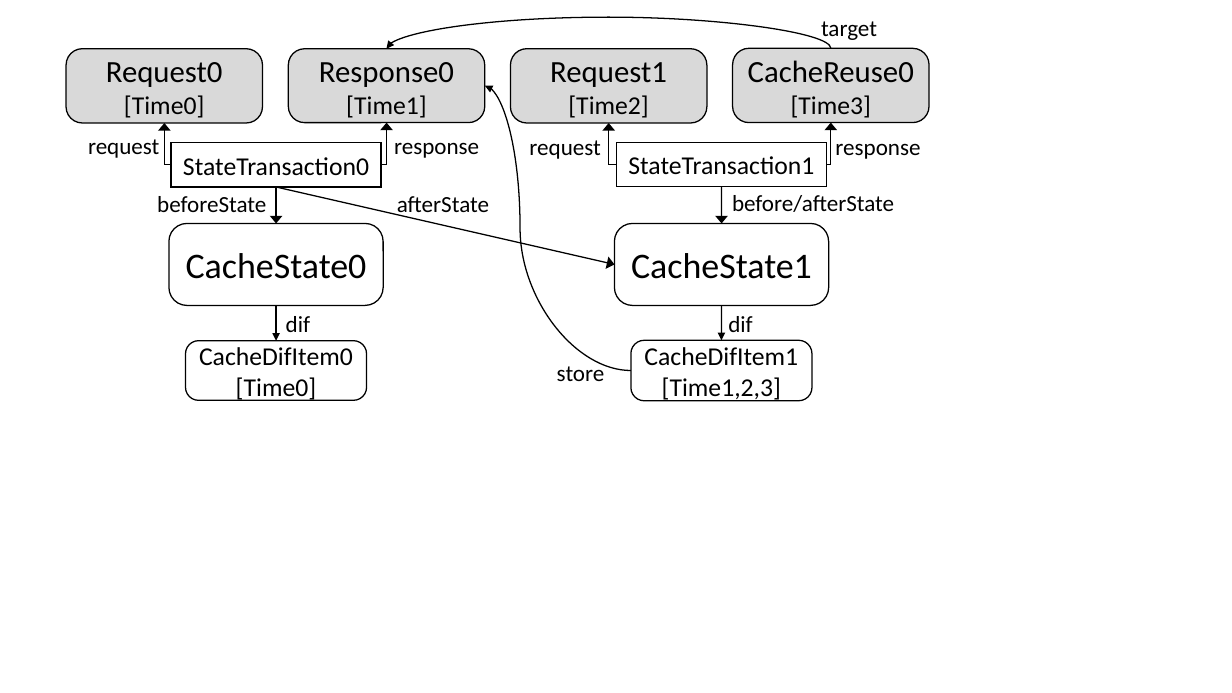
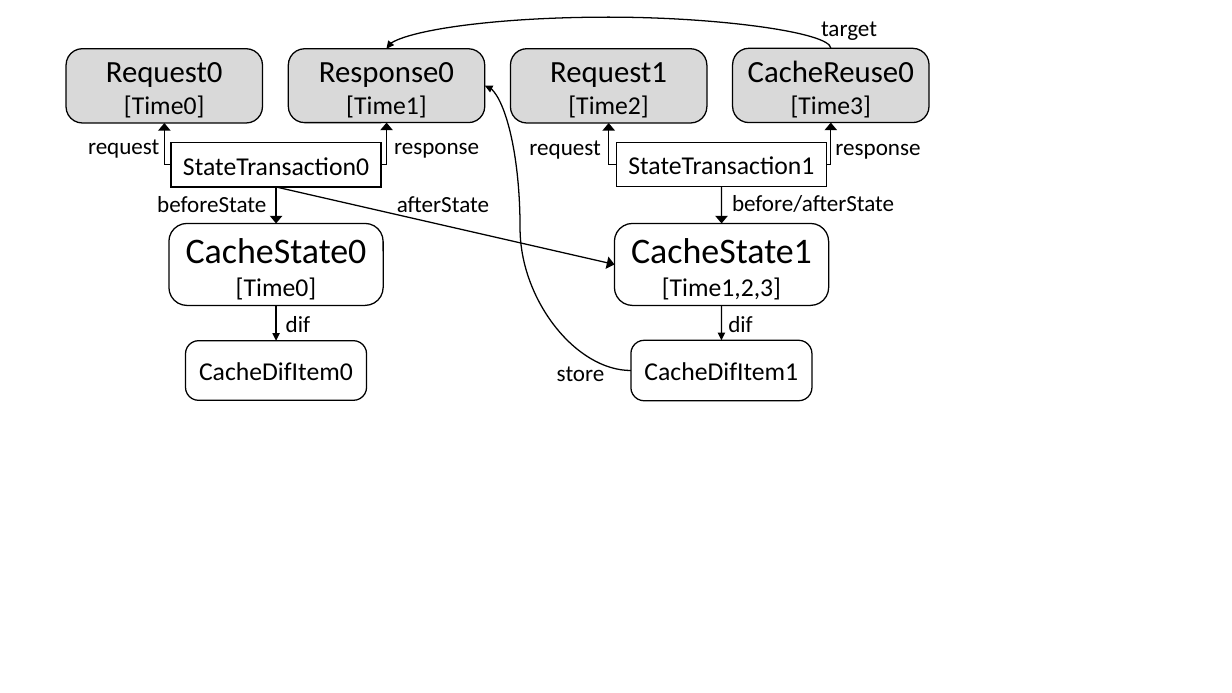
Before and after one commit to simahell/Master-Thesis, a slide deck: slide 12 of fig/fig.pptx. Drawn at 1232x693 pixels with LibreOffice and Linux fonts; fonts in the diff are those of the drawing. Boxes give left, top, right and bottom in pixels: in the first picture for what was removed or moved away, otherwise in the second. Text is boxed around its words. In the diff, an @@ line names an element or a change of style, - is before the commit and + after.

```diff
--- a/fig/fig.pptx
+++ b/fig/fig.pptx
@@ text in rounded rectangle at bbox=[236, 277, 316, 300]: paragraph added @@
+[Time0]
@@ text in rounded rectangle at bbox=[662, 277, 781, 300]: paragraph added @@
+[Time1,2,3]
@@ text in rounded rectangle at bbox=[236, 377, 316, 401]: paragraph removed @@
-[Time0]
@@ text in rounded rectangle at bbox=[662, 377, 781, 402]: paragraph removed @@
-[Time1,2,3]
```
Also in this commit, not shown: 1 other slide changed, 1 slide added, 10 other files.
